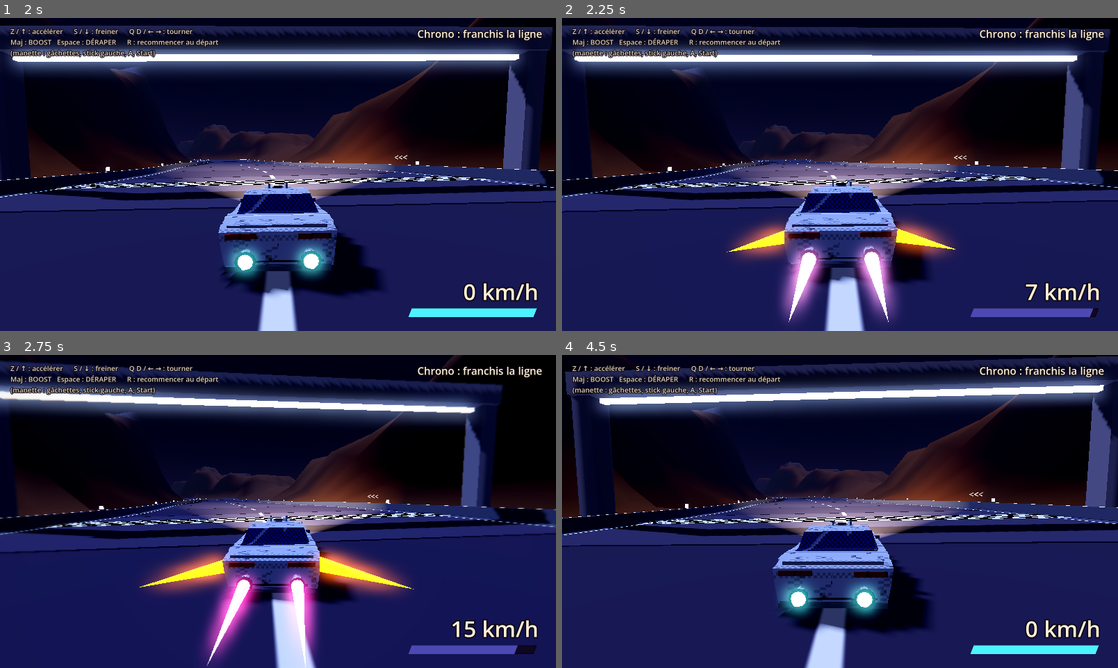
Above: before the commit, frames 1-4 (two rows, left to right).
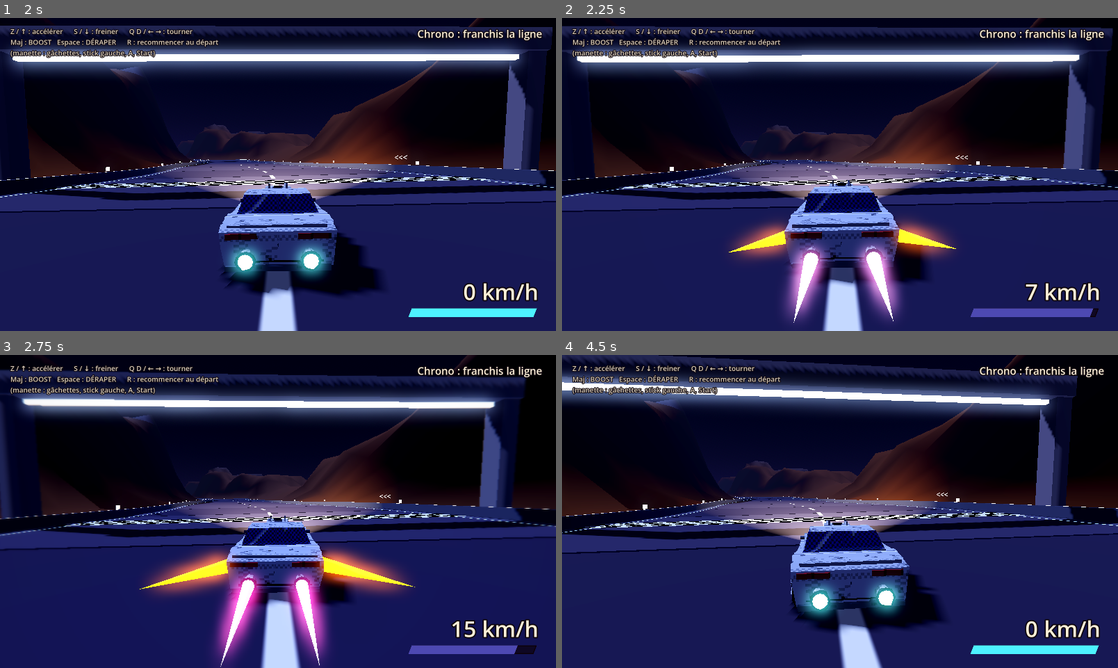
Above: after the commit, the same moments.

Repository: CrachelaVapeur/Jeu-de-Course
Game: Godot game, scene res://scenes/circuit_01.tscn
The game is run twice, just before and just after one commit, with the same random seed, the same clock (stepped at 60 frames per second) and the same inputs.
Inputs:
- Up to frame 1 (2 s): hold D (droite) 0.53-1.28 s; hold Space (deraper) 0.53-1.28 s; tap S (freiner) at 0.8, 1.35 s; tap Enter at 1.25 s; hold Down from 1.28 s (still down); tap Space (deraper) at 1.55 s
- Up to frame 2 (2.25 s): tap Space (deraper) at 2 s; release Down at 2.03 s; hold D (droite) from 2.03 s (still down); hold Shift (boost) from 2.03 s (still down)
- Up to frame 3 (2.75 s): keep holding D (droite); keep holding Shift (boost); tap S (freiner) at 2.3 s
- Up to frame 4 (4.5 s): release D (droite) at 2.78 s; release Shift (boost) at 2.78 s; hold W (accelerer) 2.78-3.53 s; tap Space (deraper) at 2.85 s; hold S (freiner) 3.53-4.28 s; hold A (gauche) from 3.53 s (still down); tap R (recommencer) at 4.35 s

Frame 1 is identical in both runs. In frame 2, 5.5% of the frame differs, in the area x 0-100%, y 0-100%; in frame 3, 21%; in frame 4, 32%.

Commit message:
Voiture plus lourde: volant lisse, sous-virage progressif, derapage plante
Co-Authored-By: Claude Sonnet 5.5 <noreply@anthropic.com>
Claude-Session: https://claude.ai/code/session_017huJHQwB2bFeykRbBtH6CG

Diff:
--- a/scripts/vehicule.gd
+++ b/scripts/vehicule.gd
@@ -64,24 +64,32 @@
 @export var hauteur_chute := -30.0  ## en dessous de cette altitude, on réapparaît
 @export var perte_choc := 0.75  ## part de la vitesse perdue en percutant un bloc de face
 
+@export_group("Poids et direction (vrais circuits)")
+@export var raideur_volant := 4.5  ## plus c'est petit, plus le volant met de temps à tourner
+@export var inertie_lacet := 3.0  ## plus c'est petit, plus le bolide met de temps à pivoter (poids)
+@export var facteur_rotation := 0.8  ## multiplie la vitesse de rotation (1 = comme avant)
+@export var sous_virage_max := 0.4  ## part de rotation perdue quand les pneus avant saturent
+
 @export_group("Dérapage (vrais circuits)")
-## Le dérapage fonctionne comme un rail : une fois lancé, le bolide garde un angle
-## de glisse stable et décrit un arc. De petits coups de volant règlent l'angle ;
-## un braquage franc dans l'autre sens enchaîne directement sur un dérapage inverse.
+## Progressif : en virage rapide le bolide sous-vire d'abord (« saturation »), puis
+## l'arrière décroche. Une fois en dérapage, il reste planté : lâcher le volant garde
+## l'élan, garder les gaz le redresse tout seul, contre-braquer le redresse plus vite.
 @export var vitesse_min_derapage := 22.0  ## en dessous, impossible de déraper (m/s)
-@export var vitesse_derapage_auto := 40.0  ## m/s (144 km/h) : au-delà, un braquage franc fait décrocher
-@export var braquage_derapage_auto := 0.7  ## part du braquage (0 à 1) qui déclenche le décrochage
-@export var delai_derapage_auto := 0.12  ## secondes de braquage franc avant de décrocher
-@export var angle_glisse_repos := 0.45  ## radians : angle tenu sans toucher au volant (~26°)
-@export var angle_glisse_max := 0.75  ## radians : angle max en braquant dans le sens de la glisse
-@export var angle_glisse_min := 0.2  ## radians : angle mini en contre-braquant doucement
-@export var reactivite_glisse := 7.0  ## vitesse à laquelle l'angle rejoint sa cible
+@export var seuil_saturation := 0.55  ## braquage × vitesse au-dessus duquel les pneus saturent
+@export var vitesse_saturation := 1.8  ## rapidité de la montée de saturation (1.8 ≈ 1 s en virage serré à vitesse max)
+@export var angle_entree_derapage := 0.28  ## radians : angle de glisse au décrochage
+@export var angle_glisse_max := 0.75  ## radians : angle maximum
+@export var poussee_glisse := 0.6  ## rad/s : braquer dans le sens de la glisse l'augmente
+@export var rappel_glisse := 1.7  ## rad/s : contre-braquer la réduit
+@export var redressement_gaz := 0.32  ## rad/s : sous les gaz, volant au neutre, la glisse se réduit
+@export var redressement_sans_gaz := 0.04  ## idem sans les gaz : l'élan se conserve
+@export var angle_sortie := 0.12  ## radians : sous cet angle, on a retrouvé l'adhérence
+@export var reactivite_glisse := 5.0  ## lissage de l'angle de glisse
 @export var gain_arc_derapage := 2.6  ## plus c'est grand, plus l'arc est serré pour un même angle
 @export var seuil_contre_braquage := 0.6  ## braquage inverse qui enchaîne sur l'autre côté
-@export var delai_contre_braquage := 0.08  ## secondes à tenir ce braquage inverse
-@export var delai_sortie_derapage := 0.35  ## secondes volant au neutre avant de reprendre l'adhérence
+@export var delai_contre_braquage := 0.1  ## secondes à tenir ce braquage inverse
 @export var adherence_normale := 9.0  ## hors dérapage la trajectoire rattrape vite le nez
-@export var perte_vitesse_derapage := 0.25  ## part de vitesse perdue par seconde à glisse maximale
+@export var perte_vitesse_derapage := 0.18  ## part de vitesse perdue par seconde à glisse maximale
 @export var recharge_boost_derapage := 14.0  ## jauge gagnée par seconde de dérapage
 
 var vitesse := 0.0
@@ -104,12 +112,14 @@
 
 var _cap := 0.0  # angle du bolide autour de l'axe vertical (là où pointe le nez)
 var _cap_trajectoire := 0.0  # direction dans laquelle on se déplace vraiment
-var _charge_derapage := 0.0  # temps passé à braquer fort à haute vitesse
 var _sens_derapage := 0.0  # -1 / +1 : côté du dérapage en cours (+1 = nez à gauche)
 var _fumees: Array[CPUParticles3D] = []  # nuages de gomme aux roues arrière
 var _glisse := 0.0  # angle entre la trajectoire et le nez, en dérapage
 var _temps_contre := 0.0  # temps passé à braquer à l'opposé de la glisse
-var _temps_neutre := 0.0  # temps passé volant au neutre pendant un dérapage
+var _angle_tenu := 0.0  # angle de glisse visé (sans lissage)
+var _volant := 0.0  # braquage lissé (-1..1) : le volant a du poids
+var _lacet := 0.0  # vitesse de rotation actuelle du nez (inertie)
+var _saturation := 0.0  # 0 = pneus avant adhérents, 1 = l'arrière décroche
 var _temps := 0.0
 var _contact_mur := false
 var _normale_sol := Vector3.UP
@@ -287,11 +297,16 @@
 			_cap = move_toward(_cap, 0.0, redressement * delta)
 	else:
 		var controle := 1.0 if is_on_floor() else controle_en_l_air
-		_mettre_a_jour_derapage(virage, delta)
+		_volant = lerpf(_volant, virage, 1.0 - exp(-raideur_volant * delta))
+		_mettre_a_jour_derapage(delta)
 		if en_derapage:
-			_piloter_derapage(virage, maniabilite * controle, delta)
+			_piloter_derapage(_volant, maniabilite * controle, delta)
 		else:
-			_cap += virage * vitesse_rotation_circuit * maniabilite * controle * delta
+			# Sous-virage : plus les pneus saturent, moins le nez suit le volant.
+			var cible := _volant * vitesse_rotation_circuit * facteur_rotation * maniabilite * controle
+			cible *= 1.0 - sous_virage_max * _saturation
+			_lacet = lerpf(_lacet, cible, 1.0 - exp(-inertie_lacet * delta))
+			_cap += _lacet * delta
 			if absf(angle_difference(_cap_trajectoire, _cap)) > 0.25:
 				# Fin de dérapage : le nez revient vers la trajectoire, sans à-coup sur la direction.
 				_cap = lerp_angle(_cap, _cap_trajectoire, 1.0 - exp(-6.0 * delta))
@@ -301,78 +316,91 @@
 	rotation.y = _cap
 
 
-## Décide si on est en dérapage. Trois façons d'y entrer :
-## - naturelle : vite + braquage franc maintenu un instant (le bolide décroche) ;
-## - au freinage : on freine fort en virage ;
-## - volontaire : touche « deraper » + virage (frein à main).
-## On en sort quand le volant reste au neutre un moment, ou si on ralentit trop.
-func _mettre_a_jour_derapage(virage: float, delta: float) -> void:
+## Décide si on est en dérapage. Les pneus saturent progressivement quand on
+## braque fort à haute vitesse (ou qu'on freine / lève le pied en virage) ; quand
+## la saturation atteint 1, l'arrière décroche. La touche « deraper » (frein à main)
+## fait décrocher tout de suite.
+func _mettre_a_jour_derapage(delta: float) -> void:
 	var frein := Input.get_action_strength("freiner")
-	var volontaire := Input.is_action_pressed("deraper") and absf(virage) > 0.3 and vitesse > vitesse_min_derapage
-	var braquage_franc := absf(virage) > braquage_derapage_auto and vitesse > vitesse_derapage_auto
-	var freinage_virage := frein > 0.3 and absf(virage) > 0.3 and vitesse > vitesse_derapage_auto * 0.7
-
-	if braquage_franc or freinage_virage:
-		_charge_derapage += delta
-	else:
-		_charge_derapage = maxf(_charge_derapage - delta * 2.0, 0.0)
+	var demande := absf(_volant) * clampf(ratio_vitesse(), 0.0, 1.4)
+	var volontaire := Input.is_action_pressed("deraper") and absf(_volant) > 0.3
 
 	if not is_on_floor() or vitesse < vitesse_min_derapage * 0.8:
 		en_derapage = false
-		_temps_neutre = 0.0
+		_saturation = 0.0
 		return
 
-	if not en_derapage:
-		if volontaire or _charge_derapage > delai_derapage_auto:
-			en_derapage = true
-			_sens_derapage = signf(virage)
-			_glisse = angle_difference(_cap_trajectoire, _cap)
-			_temps_contre = 0.0
-			_temps_neutre = 0.0
-	else:
-		if absf(virage) < 0.15:
-			_temps_neutre += delta
-			if _temps_neutre > delai_sortie_derapage:
-				en_derapage = false
-				_charge_derapage = 0.0
-		else:
-			_temps_neutre = 0.0
-
-
-## Dérapage « sur rail » : l'angle de glisse suit une cible réglée par le volant,
-## et la trajectoire tourne tout seule du côté de la glisse.
-## - volant au neutre : angle de repos, stable ;
-## - volant dans le sens de la glisse : l'angle augmente (arc plus serré) ;
-## - volant à l'opposé, doucement : l'angle diminue (arc plus large) ;
-## - volant à l'opposé, franchement : on bascule sur l'autre côté (enchaînement).
-func _piloter_derapage(virage: float, manoeuvre: float, delta: float) -> void:
-	var relatif := virage * _sens_derapage  # + = dans le sens de la glisse, - = contre
+	if en_derapage:
+		_saturation = 1.0
+		return
+
+	var montee := maxf(demande - seuil_saturation, 0.0) * vitesse_saturation
+	if absf(_volant) > 0.3:
+		# Le transfert de masse charge l'avant : freiner ou lever le pied aide à décrocher.
+		if frein > 0.3:
+			montee += 0.7
+		elif gaz < 0.1 and vitesse > vitesse_min_derapage:
+			montee += 0.35
+	if montee > 0.0:
+		_saturation = minf(_saturation + montee * delta, 1.0)
+	else:
+		_saturation = maxf(_saturation - 1.5 * delta, 0.0)
+
+	if volontaire and vitesse > vitesse_min_derapage:
+		_saturation = 1.0
+	if _saturation >= 1.0 and absf(_volant) > 0.2:
+		en_derapage = true
+		_sens_derapage = signf(_volant)
+		_glisse = clampf(angle_difference(_cap_trajectoire, _cap), -angle_entree_derapage, angle_entree_derapage)
+		if absf(_glisse) < angle_entree_derapage * 0.5:
+			_glisse = _sens_derapage * angle_entree_derapage * 0.5
+		_angle_tenu = absf(_glisse)
+		_temps_contre = 0.0
+		_lacet = 0.0
+
+
+## Dérapage « sur rail » : le bolide est planté, l'angle de glisse évolue doucement.
+## - braquer dans le sens de la glisse : l'angle augmente (arc plus serré) ;
+## - volant au neutre : l'élan se garde ; sous les gaz, l'angle diminue tout seul ;
+## - contre-braquer : l'angle diminue plus vite ; franchement, on bascule de l'autre côté.
+func _piloter_derapage(volant: float, manoeuvre: float, delta: float) -> void:
+	var relatif := volant * _sens_derapage  # + = dans le sens de la glisse, - = contre
 	if relatif < -seuil_contre_braquage:
 		_temps_contre += delta
 		if _temps_contre > delai_contre_braquage:
 			_sens_derapage = -_sens_derapage
 			_temps_contre = 0.0
 			relatif = -relatif
+			_glisse = -_glisse * 0.5
 	else:
 		_temps_contre = 0.0
 
-	var cible: float
-	if relatif >= 0.0:
-		cible = lerpf(angle_glisse_repos, angle_glisse_max, relatif)
-	else:
-		cible = lerpf(angle_glisse_repos, angle_glisse_min, minf(-relatif / seuil_contre_braquage, 1.0))
-	if gaz < 0.1:
-		cible = minf(cible * 1.25, angle_glisse_max)  # lever le pied : l'arrière part un peu plus
-
-	_glisse = lerpf(_glisse, _sens_derapage * cible, 1.0 - exp(-reactivite_glisse * delta))
-	# La trajectoire tourne du côté où pointe le nez, d'autant plus que l'angle est grand.
-	var arc := _glisse * gain_arc_derapage * manoeuvre * delta
-	_cap_trajectoire += arc
+	var angle := _angle_tenu
+	if relatif > 0.1:
+		# Plus on braque, plus l'angle visé est grand ; braquer à moitié ne pousse qu'à moitié.
+		var angle_vise := lerpf(angle_entree_derapage, angle_glisse_max, clampf(relatif, 0.0, 1.0))
+		if angle < angle_vise:
+			angle = minf(angle + relatif * poussee_glisse * delta, angle_vise)
+	elif relatif < -0.1:
+		angle -= -relatif * rappel_glisse * delta
+	else:
+		angle -= (redressement_gaz * clampf(gaz, 0.0, 1.0) + redressement_sans_gaz) * delta
+	if Input.get_action_strength("freiner") > 0.3:
+		angle += 0.2 * delta  # freiner en dérapage déstabilise l'arrière
+	angle = clampf(angle, 0.0, angle_glisse_max)
+	_angle_tenu = angle
+
+	_glisse = lerpf(_glisse, _sens_derapage * angle, 1.0 - exp(-reactivite_glisse * delta))
+	_cap_trajectoire += _glisse * gain_arc_derapage * manoeuvre * delta
 	_cap = _cap_trajectoire + _glisse
 
-	var gravite_glisse := absf(_glisse) / angle_glisse_max
-	vitesse = maxf(vitesse - vitesse * perte_vitesse_derapage * gravite_glisse * delta, 0.0)
+	vitesse = maxf(vitesse - vitesse * perte_vitesse_derapage * absf(_glisse) / angle_glisse_max * delta, 0.0)
 	jauge_boost = minf(jauge_boost + recharge_boost_derapage * delta, jauge_max)
+
+	if angle < angle_sortie and relatif <= 0.1:
+		en_derapage = false
+		_saturation = 0.0
+		_lacet = 0.0
 
 
 func _avancer_tout_droit(delta: float) -> void:
@@ -475,6 +503,9 @@
 	_cap = rotation.y
 	_cap_trajectoire = _cap
 	en_derapage = false
+	_saturation = 0.0
+	_volant = 0.0
+	_lacet = 0.0
 	velocity = Vector3.ZERO
 	vitesse = vitesse_max * 0.4
 	teleporte.emit(global_position - ancienne)
@@ -573,6 +604,9 @@
 	_cap = rotation.y
 	_cap_trajectoire = _cap
 	en_derapage = false
+	_saturation = 0.0
+	_volant = 0.0
+	_lacet = 0.0
 	velocity = Vector3.ZERO
 	vitesse = 0.0
 	jauge_boost = jauge_max
